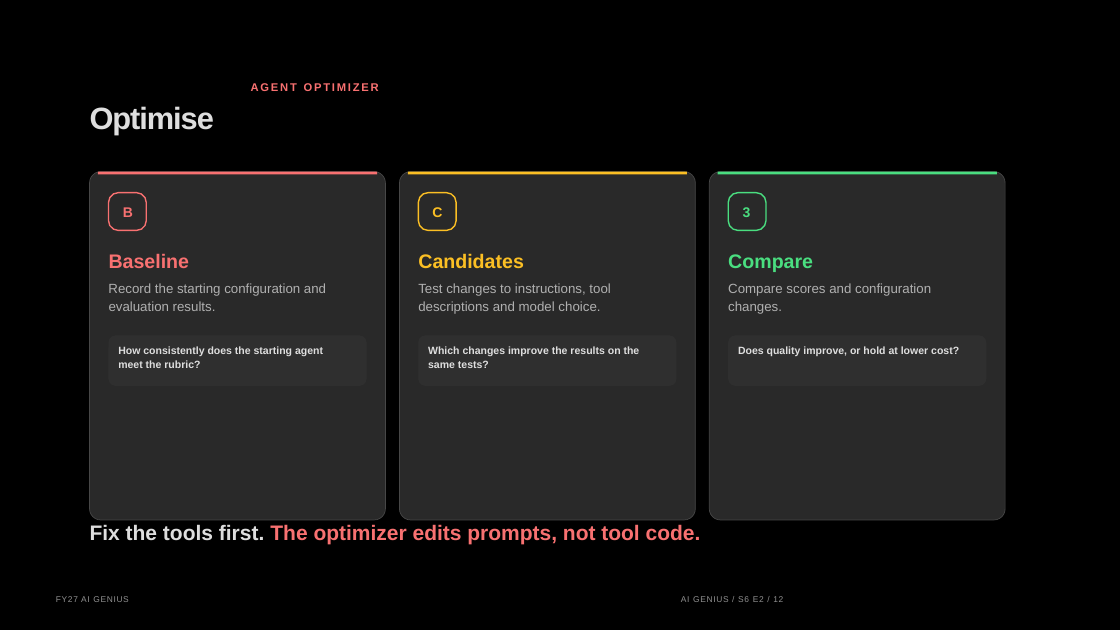
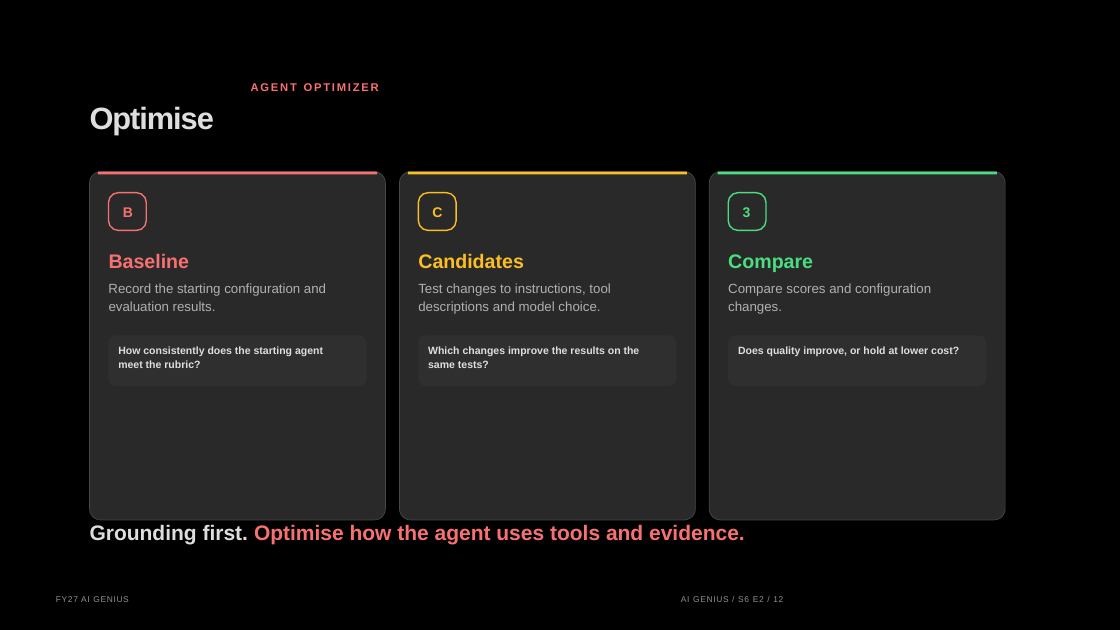
Before and after one commit to graemefoster/FoundryEvalsAndObservability, a slide deck: slide 12 of presentation/presentation.pptx. Drawn at 1120x630 pixels with LibreOffice and Linux fonts; fonts in the diff are those of the drawing; background and template pictures are left out. Boxes give left, top, right and bottom in pixels: in the first picture for what was removed or moved away, otherwise in the second. Text is boxed around its words. In the diff, an @@ line names an element or a change of style, - is before the commit and + after.

```diff
--- a/presentation/presentation.pptx
+++ b/presentation/presentation.pptx
@@ text at (90, 524, 745, 544): text changed @@
-Fix the tools first. The optimizer edits prompts, not tool code.
+Grounding first. Optimise how the agent uses tools and evidence.
```
Also in this commit, not shown: 13 other files.
